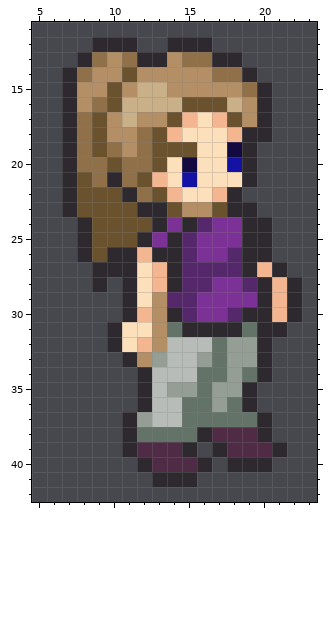
Pixel-art sprite -- trunk/images/us/spears.png. The picture above was drawn from the file before the commit.
The file is 32x49 pixels. Shown: x 5..23, y 11..42.
And afterwards:
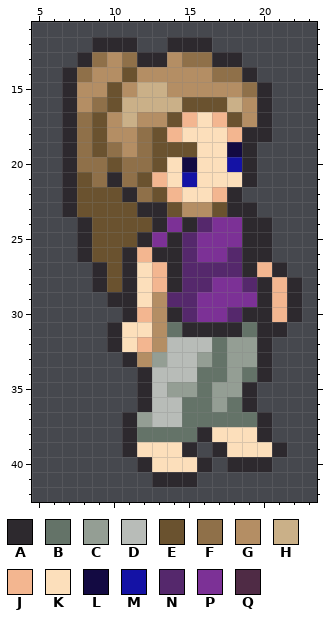
Palette (. is transparent): A #2d292e  B #647368  C #949e94  D #b8bcb8  E #6a522f  F #8f7049  G #b48e64  H #cab088  J #f3b690  K #fcdfbb  L #130a42  M #1412a5  N #55286c  P #7c3196  Q #4f2b45
Difference:
Changed rows in their new state; - is an unchanged pixel.
first column x 10:
26 E
27 E
28 E
29 A
first column x 12:
38 -----KKK-
39 KKK---KKK
40 -KKK-----
Changed places in both pictures, as pixel boxes (x1, y1, x2, y2):
changed: (107, 247, 122, 307)
changed: (137, 427, 272, 472)
